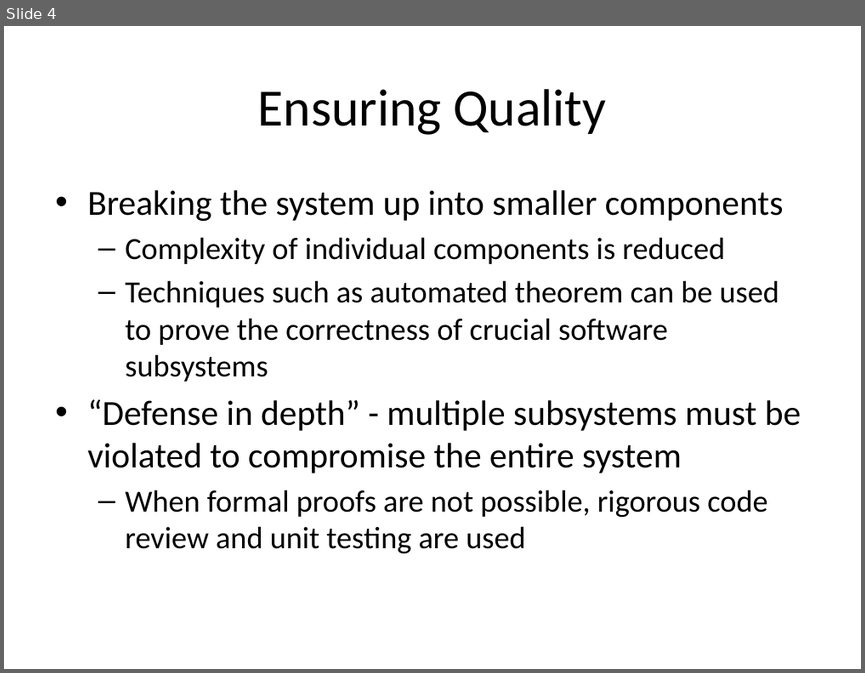
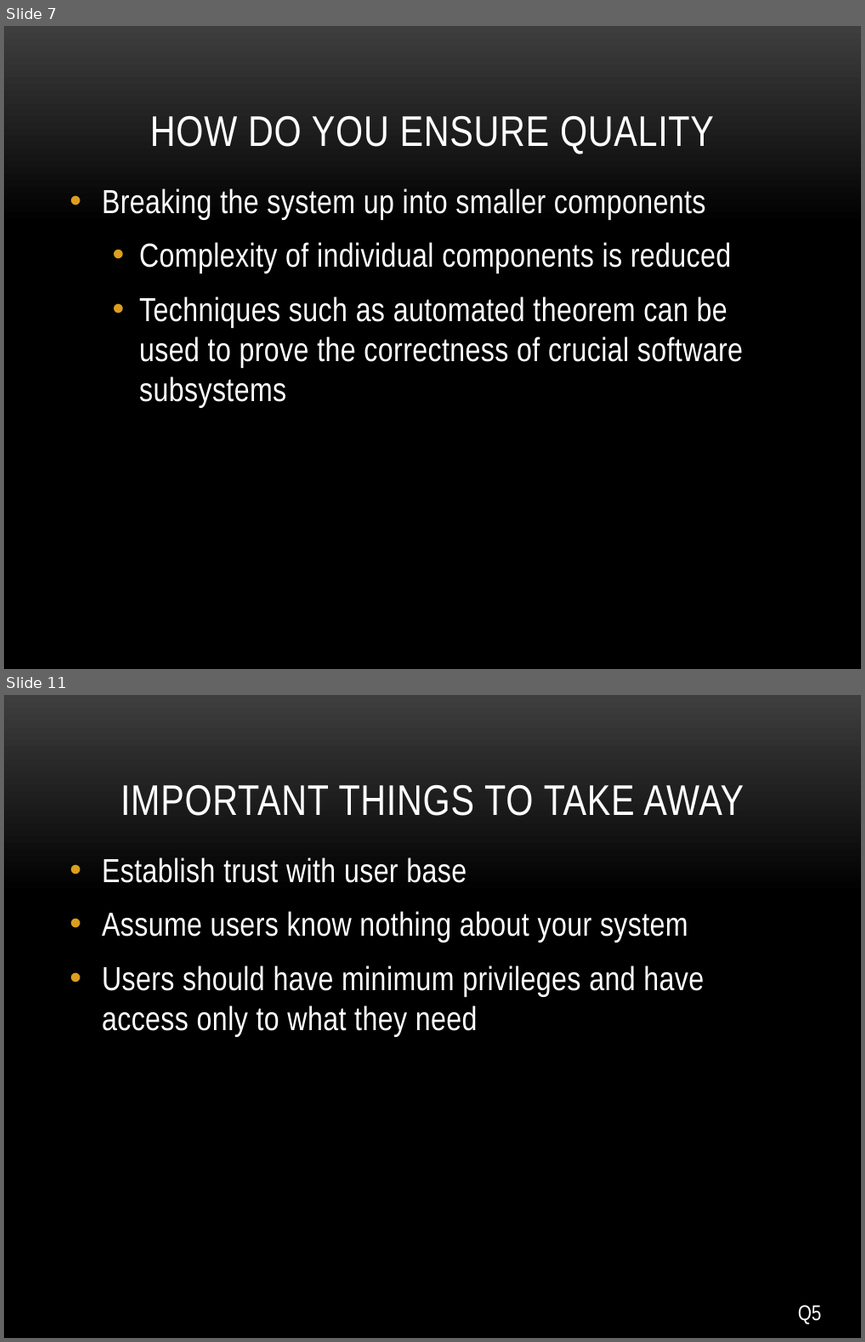
Before and after one commit to petitJAM/Nutrition-App, a slide deck: Milestones and Domain Track/Cyber Security.pptx. Shown one above the other, each under a label of ours: slide 4 before the commit, slides 7 and 11 after it; the slides between them are not shown. The pictures are 865x673 and 865x1342 pixels, drawn with LibreOffice and Linux fonts; fonts in the diff are those of the drawing; background and template pictures are left out. Boxes give left, top, right and bottom in pixels: in the first picture for what was removed or moved away, otherwise in the second. Text is boxed around its words. In the diff, an @@ line names an element or a change of style, - is before the commit and + after.

```diff
--- a/Milestones and Domain Track/Cyber Security.pptx
+++ b/Milestones and Domain Track/Cyber Security.pptx
@@ slide 11 added at (4, 695, 861, 1338), background picture (left out) @@
@@ title added at (120, 784, 744, 816), 36 pt, text #FFFFFF @@
+IMPORTANT THINGS TO TAKE AWAY
@@ text added at (102, 857, 704, 1036), 28 pt, text #FFFFFF @@
+• Establish trust with user base
+• Assume users know nothing about your system
+• Users should have minimum privileges and have access only to what they need
@@ text added at (798, 1304, 822, 1324), 18 pt, text #FFFFFF @@
+Q5
@@ what was slide 4 is now slide 7 @@
@@ slide 7 changed as well @@
@@ background #FFFFFF to picture (left out) @@
@@ title "HOW DO YOU ENSURE QUALITY" at (150, 115, 714, 154): vertical alignment middle to bottom @@
@@ title at (150, 115, 714, 154): text changed; size 44 to 36 pt; font Calibri to Arial Narrow; text colour #000000 to #FFFFFF @@
-Ensuring Quality
+HOW DO YOU ENSURE QUALITY
@@ text "Breaking the system up into ...": place and size @@
-text "Breaking the system up into ..." at (87, 190, 800, 554)
+text "Breaking the system up into ..." at (102, 188, 743, 407)
@@ text "Breaking the system up into ..." at (102, 188, 743, 407): size 29.6 to 28 pt in "Breaking the system up into smaller components"; font Calibri to Arial Narrow, text colour #000000 to #FFFFFF, letter spacing 0 to 0.3 pt; size 25.9 to 28 pt in "Complexity of individual components is reduced", "Techniques such as automated theorem can be ..."; more space between paragraphs; bullet – to • @@
@@ text at (87, 399, 800, 554): paragraphs removed @@
-• “Defense in depth” - multiple subsystems must be violated to compromise the entire system
-  – When formal proofs are not possible, rigorous code review and unit testing are used
```
Also in this commit, not shown: 8 other slides changed, 10 other slides added, 1 slide removed, 3 other files.
